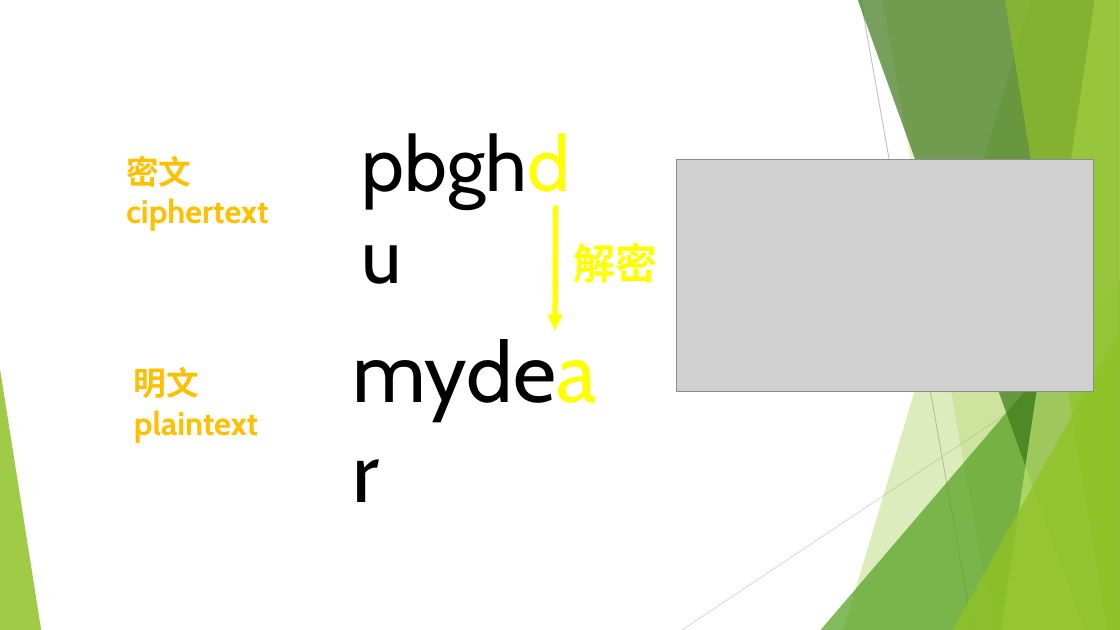
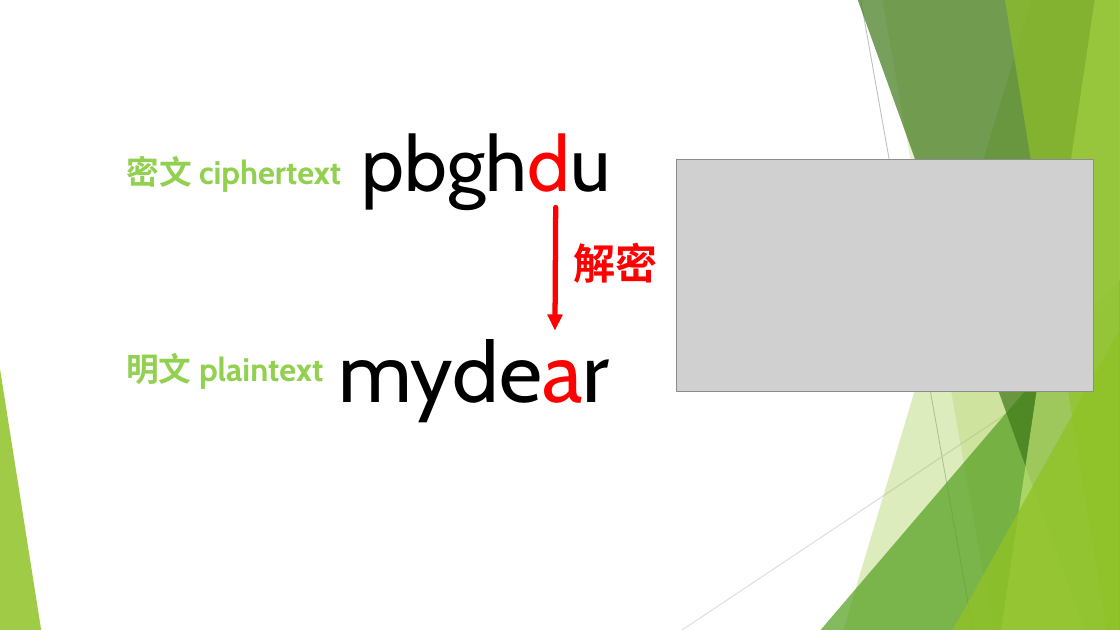
Before and after one commit to a909h333/Security2022, a slide deck: slide 11 of A090H333_資訊安全與素養_期中考報告.pptx (slide 9 before the commit). Drawn at 1120x630 pixels with LibreOffice and Linux fonts; fonts in the diff are those of the drawing; grey boxes stand for pictures. Boxes give left, top, right and bottom in pixels: in the first picture for what was removed or moved away, otherwise in the second. Text is boxed around its words. In the diff, an @@ line names an element or a change of style, - is before the commit and + after.

```diff
--- a/A090H333_資訊安全與素養_期中考報告.pptx
+++ b/A090H333_資訊安全與素養_期中考報告.pptx
@@ text "pbghdu" at <box>362,133,611,208</box>: text colour #FFFF00 to #FF0000 in "pbghdu" @@
@@ text "密文 ciphertext" at <box>126,156,341,192</box>: text colour #FFC000 to #92D050 @@
@@ arrow (556, 208) - (555, 330): stroke #FFFF00 4.5 pt to #FF0000 4.5 pt @@
@@ text "解密" at <box>574,243,658,283</box>: text colour #FFFF00 to #FF0000 @@
@@ text "mydear": place and size @@
-text "mydear" at <box>344,314,620,424</box>
+text "mydear" at <box>338,339,609,420</box>
@@ text "mydear" at <box>338,339,609,420</box>: text colour #FFFF00 to #FF0000 in "mydear" @@
@@ text "明文 plaintext" at <box>126,353,323,389</box>: text colour #FFC000 to #92D050 @@
@@ text "明文 plaintext": place and size @@
-text "明文 plaintext" at <box>134,367,258,443</box>
+text "明文 plaintext" at <box>126,353,323,389</box>
```
Also in this commit, not shown: 9 other slides changed, 8 slides added.
